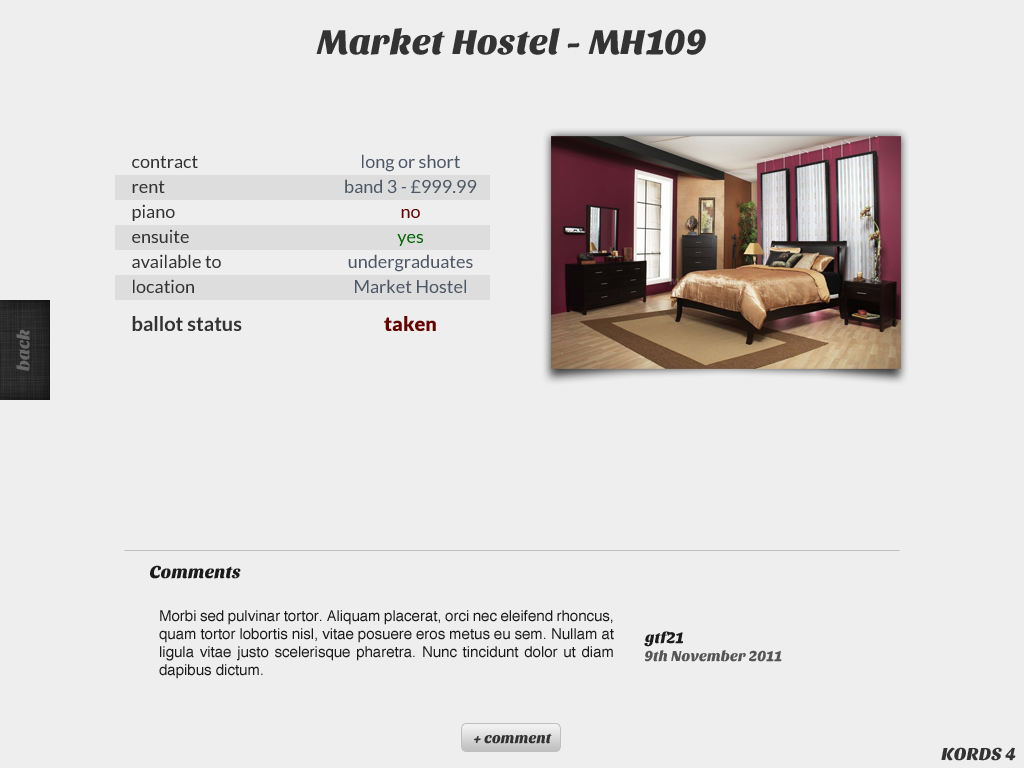
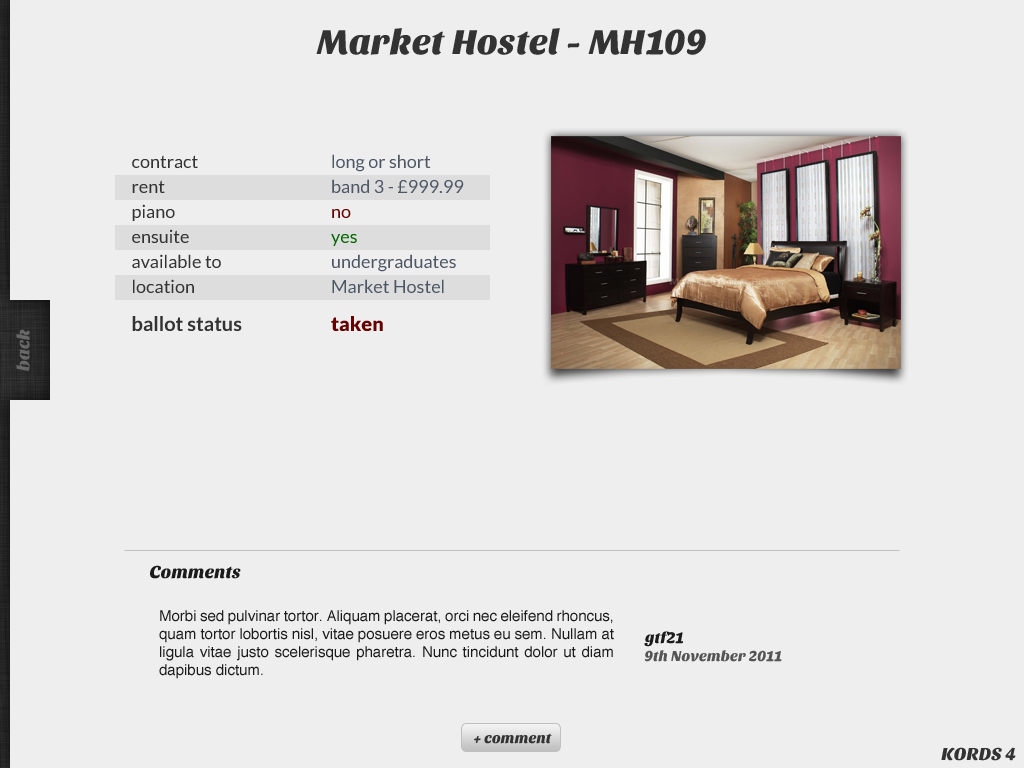
Layers edited between the first and the second 1024 × 768 image:
painted on "taken" over [left=331, top=316, right=436, bottom=331]
painted on "Market Hostel" over [left=332, top=279, right=466, bottom=294]
painted on "undergraduates" over [left=332, top=254, right=473, bottom=272]
painted on "yes" over [left=331, top=234, right=423, bottom=246]
painted on "no" over [left=332, top=209, right=420, bottom=218]
painted on "band 3 - £999.99" over [left=332, top=179, right=477, bottom=194]
painted on "long or short" over [left=332, top=154, right=460, bottom=172]
painted on "main bg", masked it over [left=0, top=0, right=477, bottom=768]
